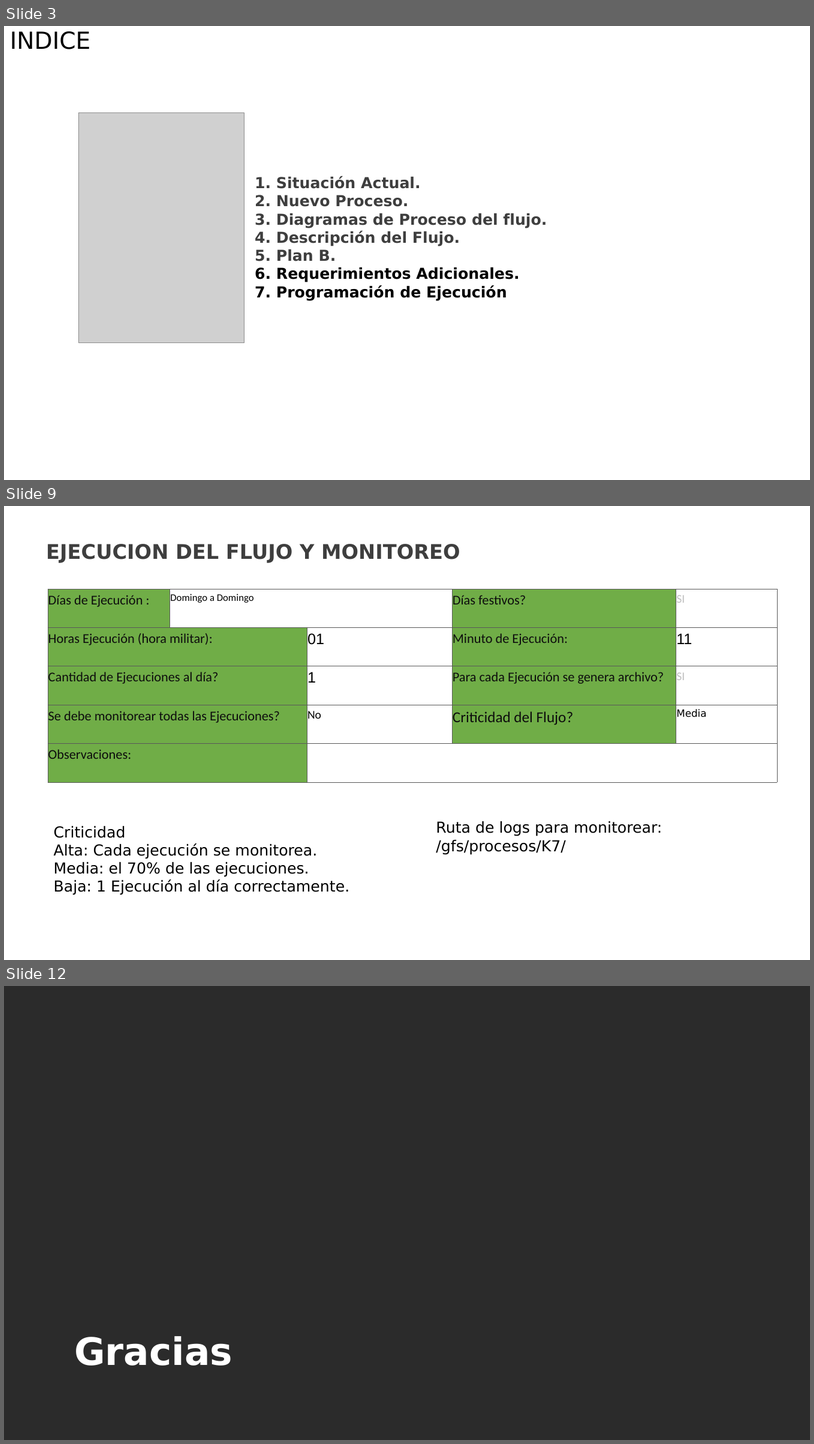
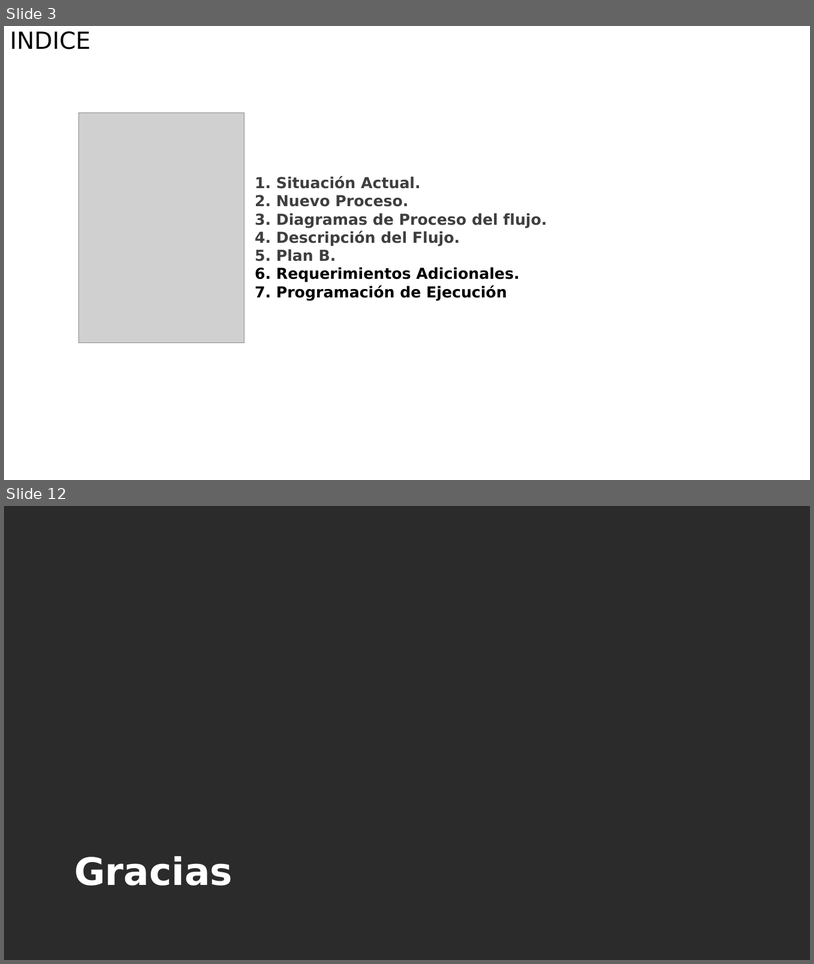
Before and after one commit to keos2017/Flujos-GAW-AWS, a slide deck: RQ35314/Entrega RQ35314_transferenciaArchivos.pptx. Shown one above the other, each under a label of ours: slides 3, 9 and 12 before the commit, slides 3 and 12 after it; the slides between them are not shown. The pictures are 814x1444 and 814x964 pixels, drawn with LibreOffice and Linux fonts; fonts in the diff are those of the drawing; grey boxes stand for pictures; background and template pictures are left out; a plain dark background stands for a picture behind light text. Boxes give left, top, right and bottom in pixels: in the first picture for what was removed or moved away, otherwise in the second. Text is boxed around its words. In the diff, an @@ line names an element or a change of style, - is before the commit and + after.

Commit message:
Control de cambio sobre flujo dale cashback, se retira del RQ35314 y se ajusta presentacion powerpoint al igual que el documento

```diff
--- a/RQ35314/Entrega RQ35314_transferenciaArchivos.pptx
+++ b/RQ35314/Entrega RQ35314_transferenciaArchivos.pptx
@@ slide 9 removed at (4,506,810,960), background picture (left out) @@
@@ text removed at (46,544,460,563) @@
-EJECUCION DEL FLUJO Y MONITOREO
@@ table removed at (48,589,777,783), 5 rows, 5 columns @@
-Días de Ejecución : | Domingo a Domingo |  | Días festivos? | SI
-Horas Ejecución (hora militar): |  | 01 | Minuto de Ejecución: | 11
-Cantidad de Ejecuciones al día? |  | 1 | Para cada Ejecución se genera archivo? | SI
-Se debe monitorear todas las Ejecuciones? |  | No | Criticidad del Flujo? | Media
-Observaciones: |  |  |  | 
@@ text removed at (54,826,350,895) @@
-Criticidad
-Alta: Cada ejecución se monitorea.
-Media: el 70% de las ejecuciones.
-Baja: 1 Ejecución al día correctamente.
@@ text removed at (436,821,662,855) @@
-Ruta de logs para monitorear:
-/gfs/procesos/K7/
```
Also in this commit, not shown: 7 slides changed, 1 slide added, 6 other files.
